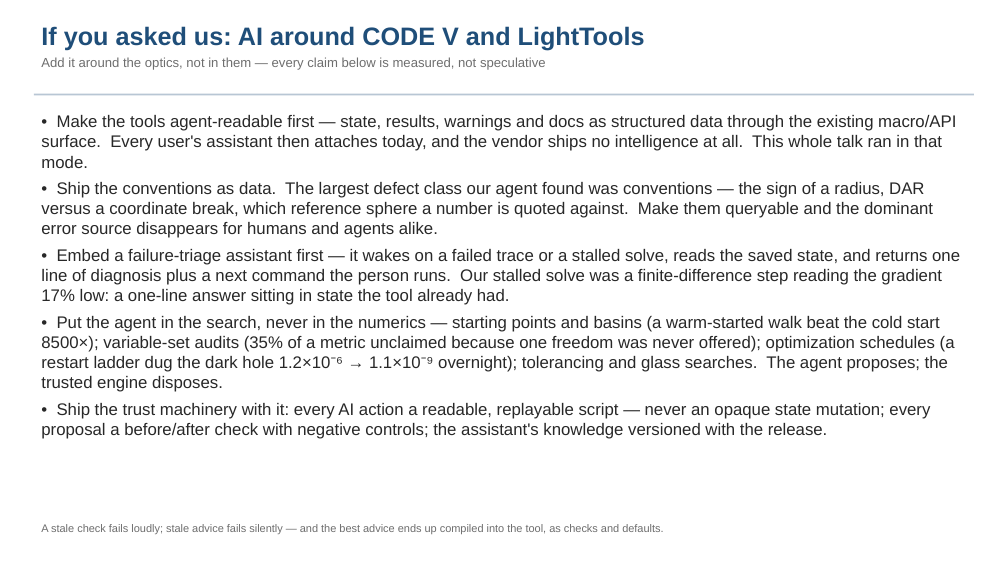
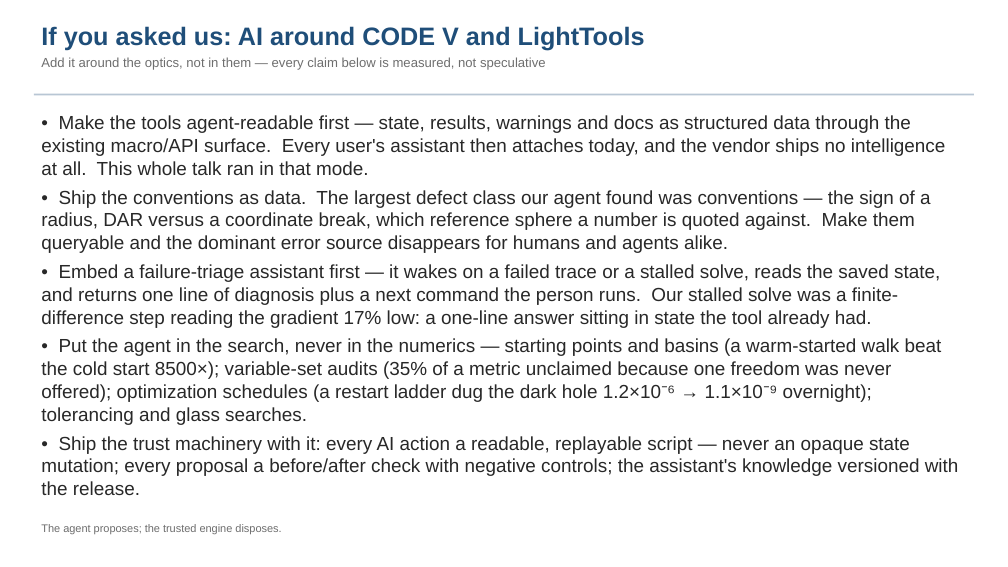
Before and after one commit to nasa-jpl/macos, a slide deck: slide 33 of demo_session/baseline_pass3.pptx. Drawn at 1008x567 pixels with LibreOffice and Linux fonts; fonts in the diff are those of the drawing. Boxes give left, top, right and bottom in pixels: in the first picture for what was removed or moved away, otherwise in the second. Text is boxed around its words. In the diff, an @@ line names an element or a change of style, - is before the commit and + after.

```diff
--- a/demo_session/baseline_pass3.pptx
+++ b/demo_session/baseline_pass3.pptx
@@ text at [41,115,959,495]: size 16 to 18 pt in "• Make the tools agent-readable first — ...", "• Ship the conventions as data. The ...", "• Embed a failure-triage assistant first — ...", "• Ship the trust machinery with it: ..." @@
@@ text at [41,338,942,425]: text changed; size 16 to 18 pt @@
-• Put the agent in the search, never in the numerics — starting points and basins (a warm-started walk beat the cold start 8500×); variable-set audits (35% of a metric unclaimed because one freedom was never offered); optimization schedules (a restart ladder dug the dark hole 1.2×10⁻⁶ → 1.1×10⁻⁹ overnight); tolerancing and glass searches. The agent proposes; the trusted engine disposes.
+• Put the agent in the search, never in the numerics — starting points and basins (a warm-started walk beat the cold start 8500×); variable-set audits (35% of a metric unclaimed because one freedom was never offered); optimization schedules (a restart ladder dug the dark hole 1.2×10⁻⁶ → 1.1×10⁻⁹ overnight); tolerancing and glass searches.
@@ text at [41,524,281,534]: text changed @@
-A stale check fails loudly; stale advice fails silently — and the best advice ends up compiled into the tool, as checks and defaults.
+The agent proposes; the trusted engine disposes.
```
Also in this commit, not shown: 5 other slides changed, 5 other files.
